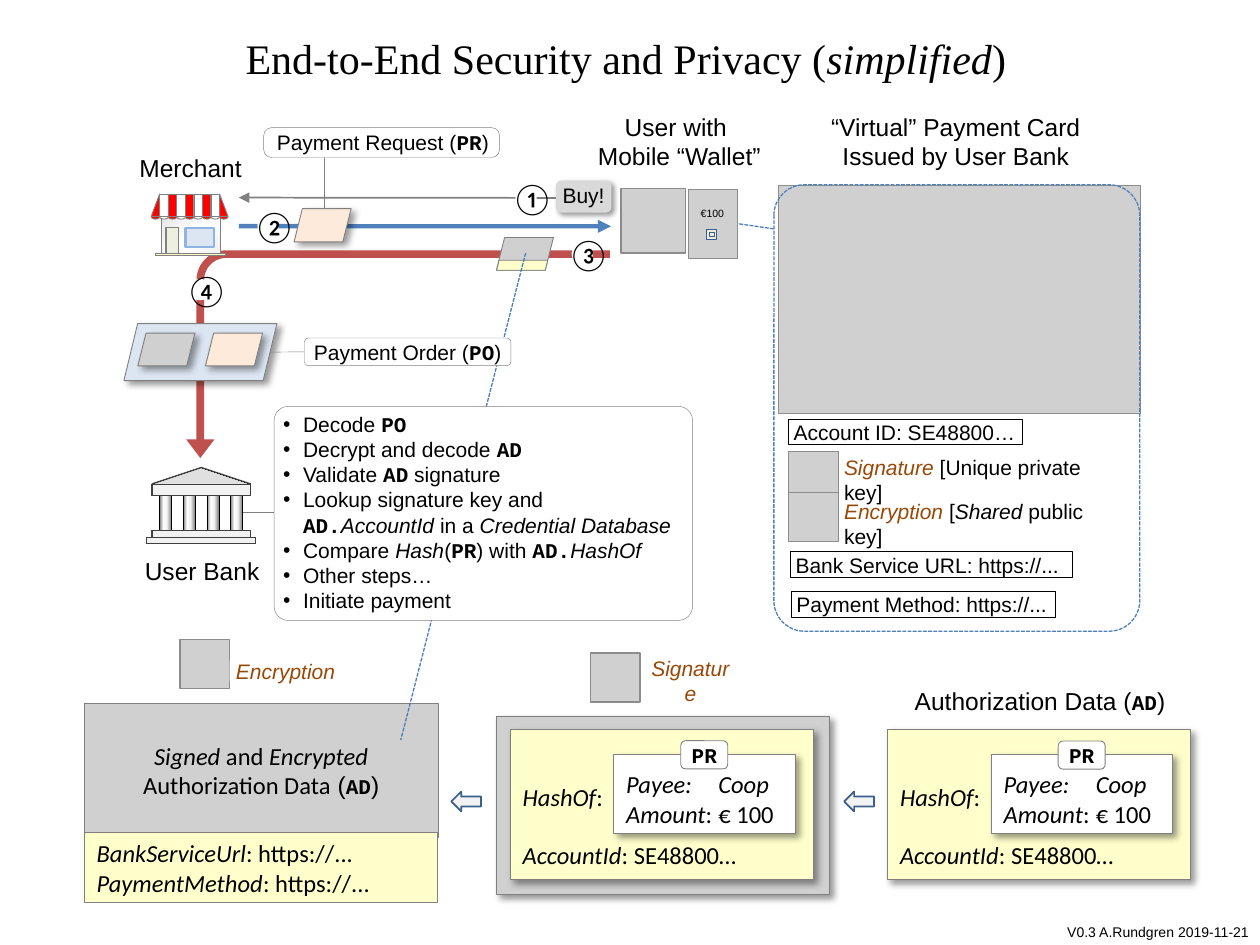
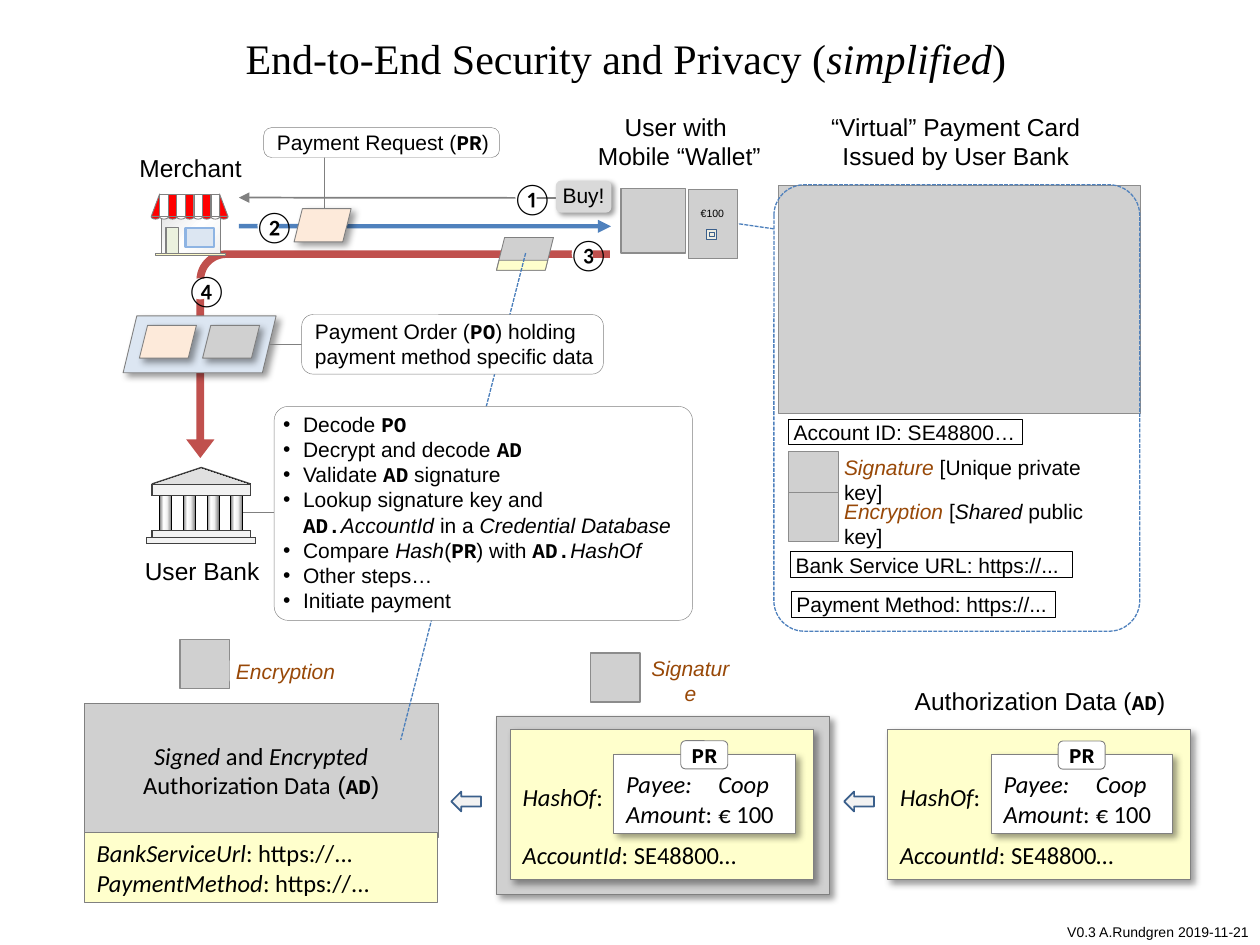
Before and after one commit to cyberphone/doc, a slide deck: slide 1 of payments/open-banking-dual-mode-end-to-end-security-simplified.pptx. Drawn at 1260x945 pixels with LibreOffice and Linux fonts; fonts in the diff are those of the drawing; grey boxes stand for pictures. Boxes give left, top, right and bottom in pixels: in the first picture for what was removed or moved away, otherwise in the second. Text is boxed around its words. In the diff, an @@ line names an element or a change of style, - is before the commit and + after.

```diff
--- a/payments/open-banking-dual-mode-end-to-end-security-simplified.pptx
+++ b/payments/open-banking-dual-mode-end-to-end-security-simplified.pptx
@@ parallelogram: place and size @@
-parallelogram at [123, 324, 276, 381]
+parallelogram at [123, 316, 276, 373]
@@ parallelogram: place and size @@
-parallelogram at [205, 333, 262, 365]
+parallelogram at [140, 325, 197, 358]
@@ picture: place and size @@
-picture at [137, 333, 194, 365]
+picture at [203, 325, 260, 358]
@@ rounded rectangle "Payment Order (PO) holding payment ...": place and size @@
-rounded rectangle "Payment Order (PO) holding payment ..." at [305, 338, 512, 365]
+rounded rectangle "Payment Order (PO) holding payment ..." at [301, 315, 602, 374]
@@ rounded rectangle "Payment Order (PO) holding payment ..." at [301, 315, 602, 374]: proportions changed @@
@@ text in rounded rectangle at [315, 323, 594, 369]: text changed @@
-Payment Order (PO)
+Payment Order (PO) holding
+payment method specific data
@@ line moved from (305, 352) - (270, 352) to (301, 344) - (270, 344) @@
```
Also in this commit, not shown: 1 other file.
